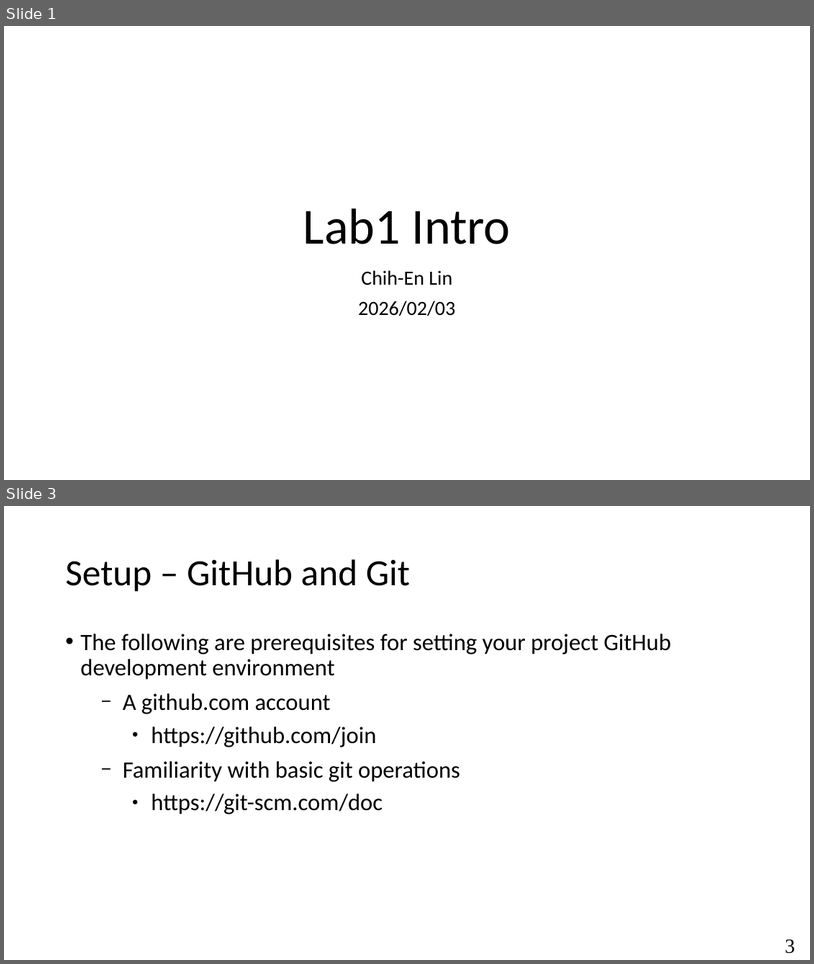
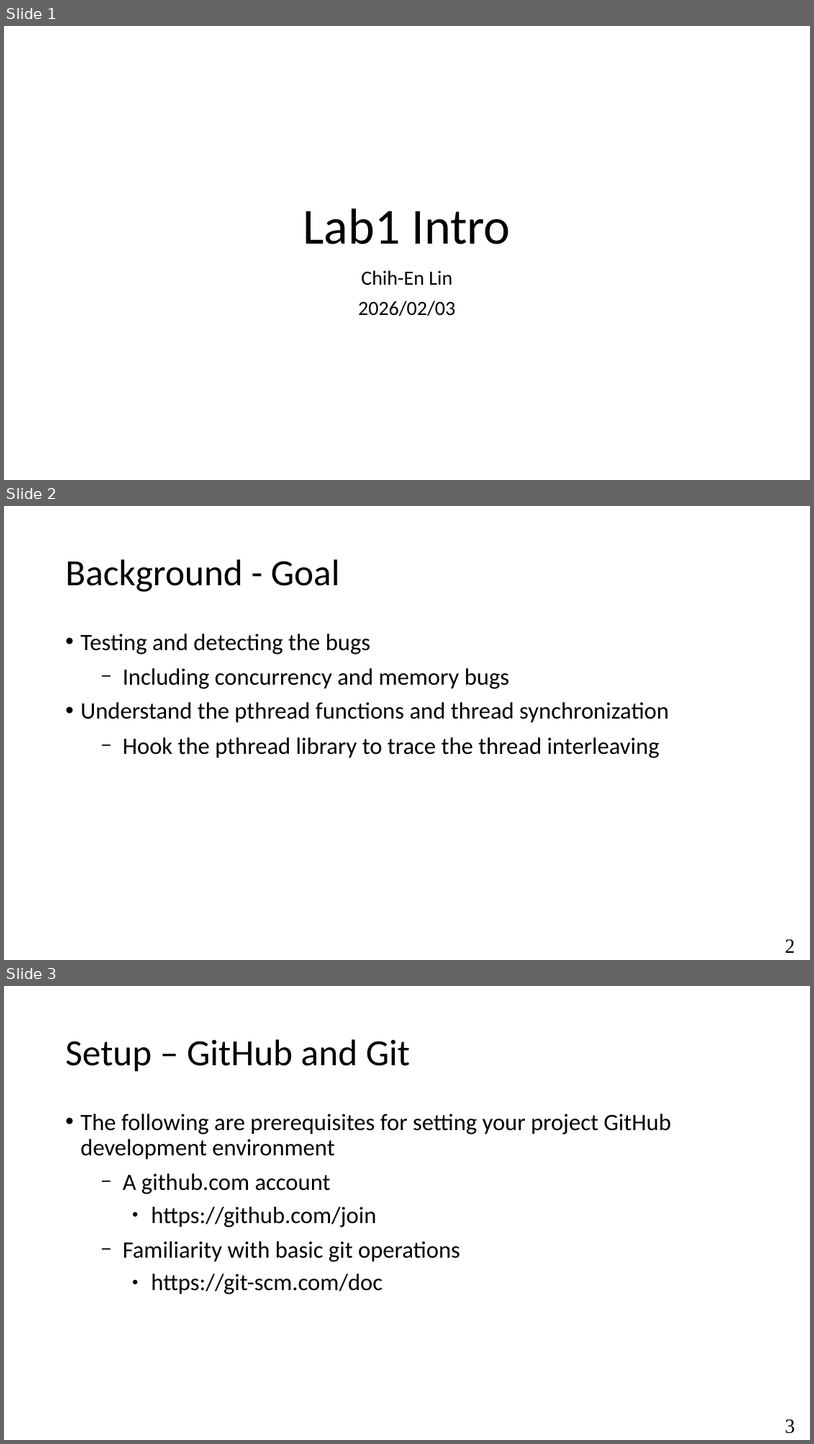
Before and after one commit to antoniobianchi333/cs408, a slide deck: labs/lab1/slides/lab1_intro.pptx. Shown one above the other, each under a label of ours: slides 1 and 3 before the commit, slides 1, 2 and 3 after it; the slides between them are not shown. The pictures are 814x964 and 814x1444 pixels, drawn with LibreOffice and Linux fonts; fonts in the diff are those of the drawing. Boxes give left, top, right and bottom in pixels: in the first picture for what was removed or moved away, otherwise in the second. Text is boxed around its words. In the diff, an @@ line names an element or a change of style, - is before the commit and + after.

```diff
--- a/labs/lab1/slides/lab1_intro.pptx
+++ b/labs/lab1/slides/lab1_intro.pptx
@@ slide 2 added at (x1=4, y1=506, x2=810, y2=960), background #FFFFFF @@
@@ title added at (x1=65, y1=559, x2=340, y2=592), 44 pt, text #000000 @@
+Background - Goal
@@ text added at (x1=80, y1=633, x2=669, y2=758), 28 pt, text #000000 @@
+• Testing and detecting the bugs
+  − Including concurrency and memory bugs
+• Understand the pthread functions and thread synchronization
+  − Hook the pthread library to trace the thread interleaving
@@ page number added at (x1=785, y1=939, x2=795, y2=952), 24 pt, text #000000 @@
+2
```
Also in this commit, not shown: 1 slide changed, 1 other slide added, 1 slide removed, 1 other file.
